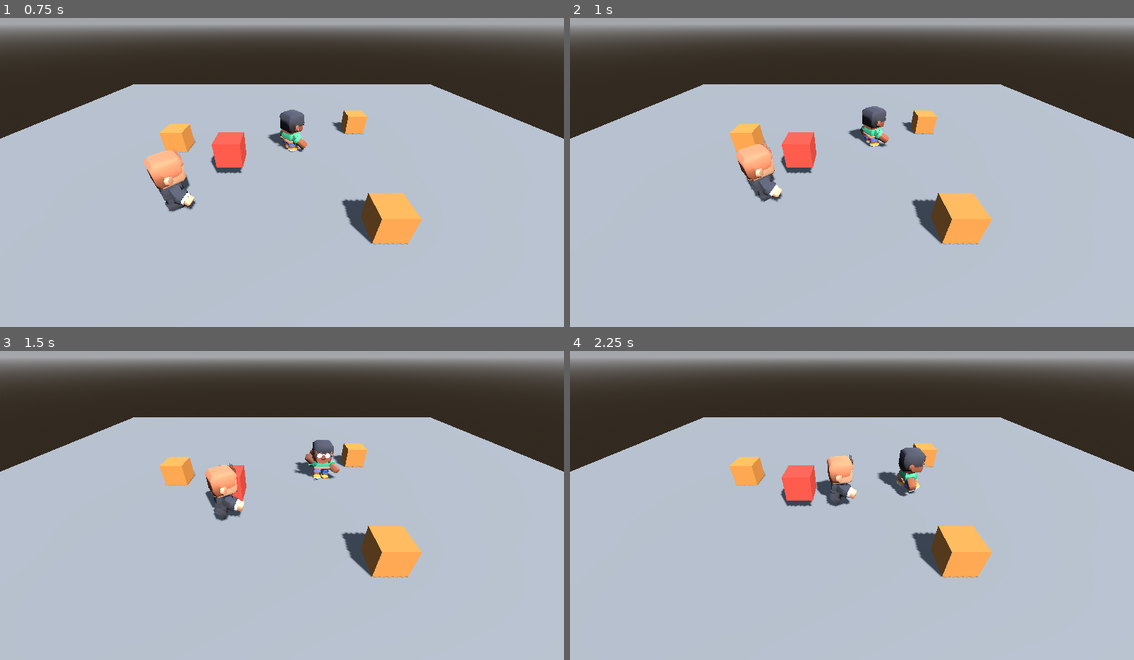
Above: before the commit, frames 1-4 (two rows, left to right).
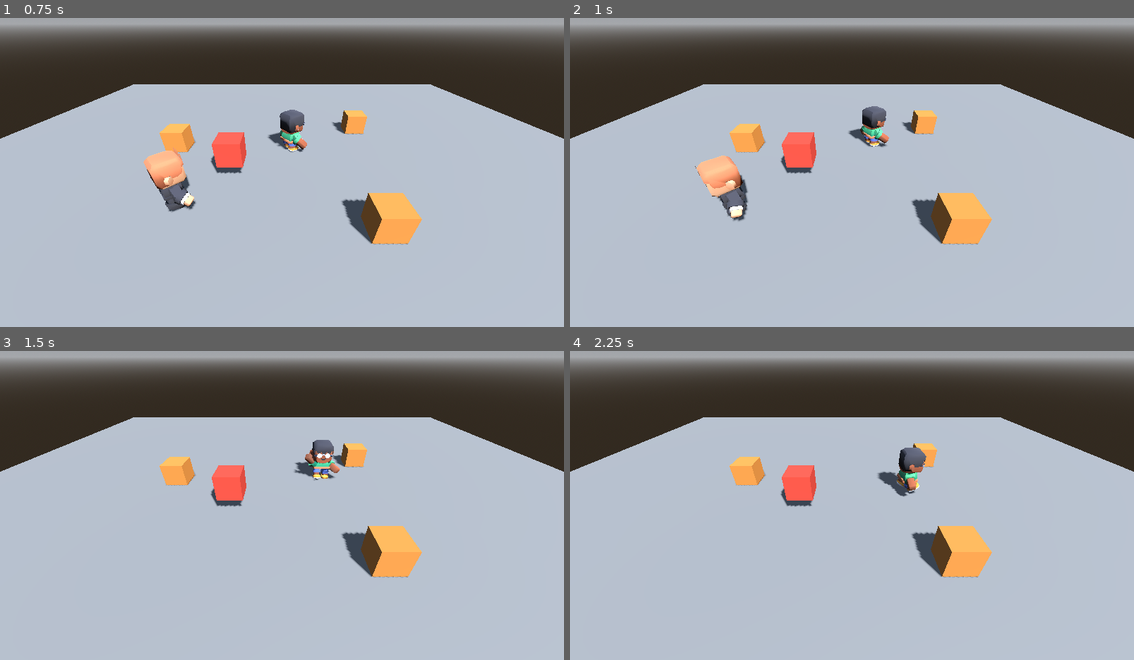
Above: after the commit, the same moments.

Repository: Carola-caicedo/Survivor-Maze-Puzzle
Game: Godot game, scene res://main.tscn
Same seed, same stepped clock (60 frames per second), same inputs: the game is played once before the commit and once after it.
Inputs:
- Up to frame 1 (0.75 s): tap Enter (ui_accept) at 0.5, 0.6 s; hold D (move_right) from 0.53 s (still down)
- Up to frame 2 (1 s): keep holding D (move_right); tap Enter (ui_accept) at 0.77 s
- Up to frame 3 (1.5 s): tap Enter (ui_accept) at 1.07 s; release D (move_right) at 1.28 s; hold S (move_down) from 1.28 s (still down); tap Space (espada) at 1.35 s
- Up to frame 4 (2.25 s): tap Enter (ui_accept) at 1.52, 1.55, 1.82 s; release S (move_down) at 2.03 s; hold D (move_right) from 2.03 s (still down); tap E (interactuar) at 2.1 s

Frame 1 is identical in both runs. In frame 2, 2.1% of the frame differs, in the area x 22-38%, y 39-66%; in frame 3, 0.8%; in frame 4, 0.8%.

Commit message:
T9 N3 - Tarea B - vida y huida

Diff:
--- a/golpeador.gd
+++ b/golpeador.gd
@@ -1,6 +1,6 @@
 extends CharacterBody3D
 
-enum Estado { ACERCARSE, AVISO, GOLPE, RECARGA }
+enum Estado { ACERCARSE, AVISO, GOLPE, RECARGA, HUIR }
 
 @export var rapidez = 2.0
 @export var rango_ataque = 1.5
@@ -9,6 +9,10 @@
 
 @export var alcance_golpe = 1.6
 @export var danio = 15
+
+@export var vida = 100.0
+@export var vida_huida = 30.0
+@export var danio_prueba = 25.0
 
 var estado = Estado.ACERCARSE
 var reloj = 0.0
@@ -25,6 +29,9 @@
 	velocity += get_gravity() * delta
 	reloj = maxf(reloj - delta, 0.0)
 
+	# Prueba: Enter le quita vida. Borren estas dos líneas al terminar.
+	if Input.is_action_just_pressed("ui_accept"):
+		recibir_golpe(danio_prueba)
 	var nuevo = decidir()
 	if nuevo != estado:
 		cambiar_a(nuevo)
@@ -40,11 +47,21 @@
 			golpear()
 		Estado.RECARGA:
 			frenar("idle")
+		Estado.HUIR:
+			if jugador != null:
+				# Huir es perseguir con el vector director invertido
+				var lejos = global_position - jugador.global_position
+				lejos.y = 0.0
+				ir_a(global_position + lejos)
 
 	move_and_slide()
 
 # Desde cada estado solo se puede pasar a uno: el ciclo del ataque.
 func decidir():
+	 # Va primero: le gana a cualquier estado, también al AVISO.
+	if vida <= vida_huida and vida > 0.0:
+		return Estado.HUIR
+
 	match estado:
 		Estado.ACERCARSE:
 			if distancia() <= rango_ataque:
@@ -53,12 +70,21 @@
 			if reloj <= 0.001:
 				return Estado.GOLPE
 		Estado.GOLPE:
-			# El golpe dura un solo cuadro: pasa de inmediato a RECARGA
 			return Estado.RECARGA
 		Estado.RECARGA:
 			if reloj <= 0.001:
 				return Estado.ACERCARSE
+		Estado.HUIR:
+			return Estado.HUIR
 	return estado
+
+# Se llama igual que en la diana del Taller 8: el rayo ya la sabe usar.
+func recibir_golpe(cuanto):
+	vida -= cuanto
+	print(name, " vida ", vida)
+	if vida <= 0.0:
+		print(name, " vencido")
+		queue_free()
 
 
 func cambiar_a(nuevo):
--- a/main.tscn
+++ b/main.tscn
@@ -120,5 +120,4 @@
 transform = Transform3D(1, 0, 0, 0, 1, 0, 0, 0, 1, -5, 0, 3)
 rapidez = 2.5
 rango_ataque = 1.3
-tiempo_aviso = 0.5
 tiempo_recarga = 1.2
